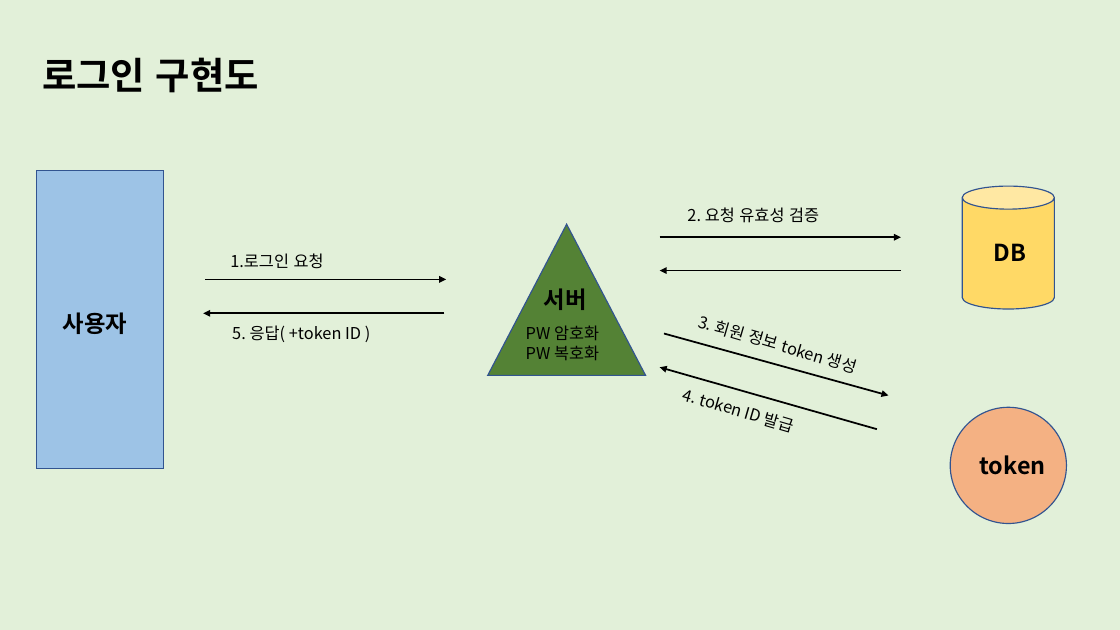
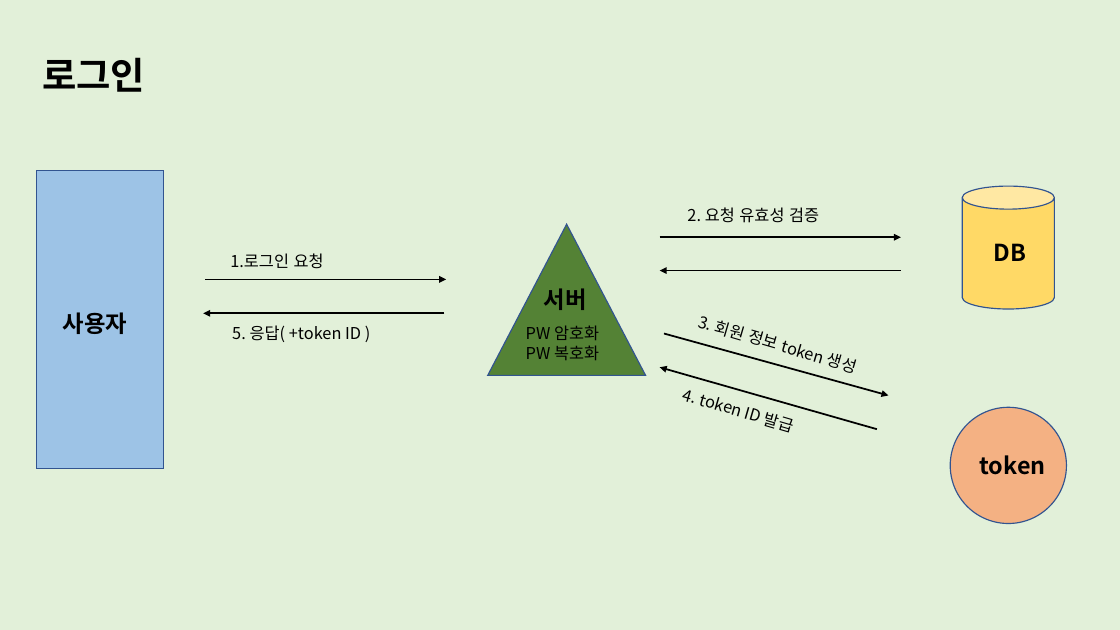
Before and after one commit to 8PIN-TECH/IS-JANG, a slide deck: slide 1 of 로그인구현도.pptx. Drawn at 1120x630 pixels with LibreOffice and Linux fonts; fonts in the diff are those of the drawing. Boxes give left, top, right and bottom in pixels: in the first picture for what was removed or moved away, otherwise in the second. Text is boxed around its words. In the diff, an @@ line names an element or a change of style, - is before the commit and + after.

```diff
--- a/로그인구현도.pptx
+++ b/로그인구현도.pptx
@@ text at <box>42,57,145,92</box>: text changed @@
-로그인 구현도
+로그인
```
Also in this commit, not shown: 3 slides added.
